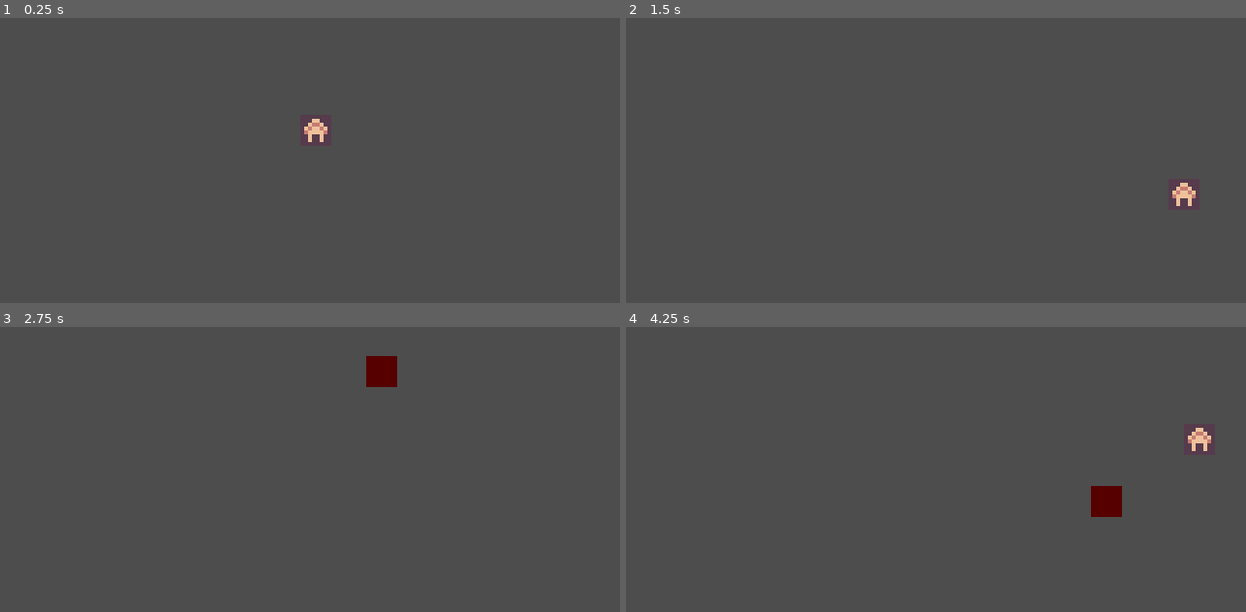
Above: before the commit, frames 1-4 (two rows, left to right).
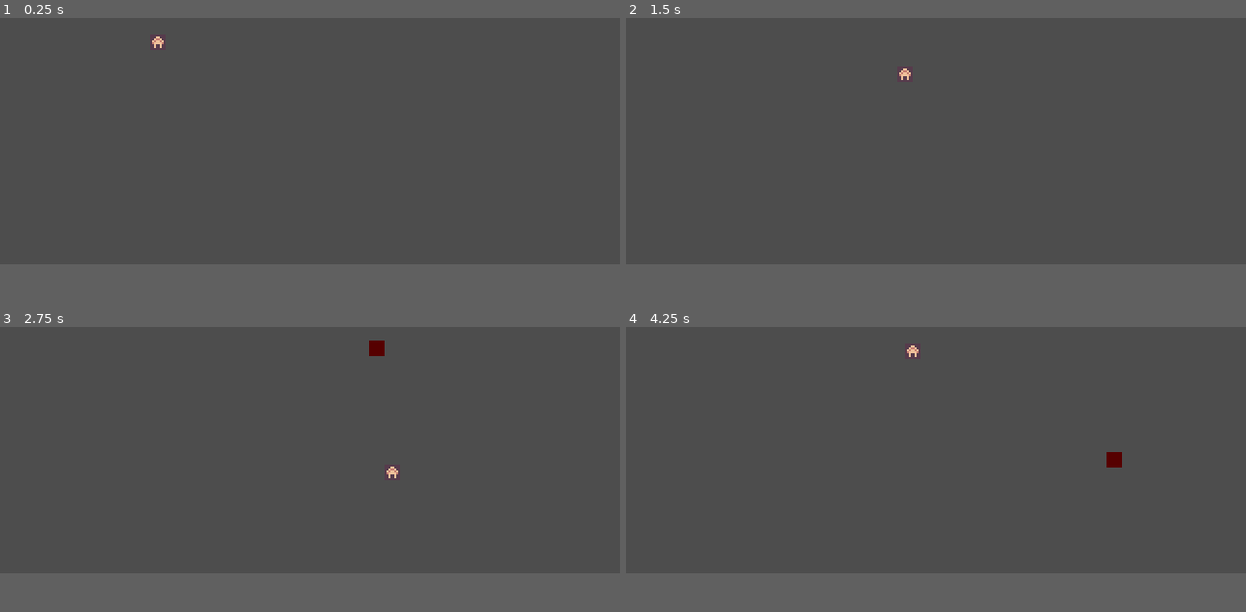
Above: after the commit, the same moments.

Repository: Befrimon/SpaceJourney
Game: Godot game, scene res://scenes/main.tscn
Same seed, same stepped clock (60 frames per second), same inputs: the game is played once before the commit and once after it.
Inputs (mouse positions are in pixels of both pictures, inside the frame that each line leads up to):
- Up to frame 1 (0.25 s): no input
- Up to frame 2 (1.5 s): tap Enter at 0.5 s; move the mouse to (942, 129) at 0.52 s; hold D (right) 0.53-1.28 s; click (942, 129) at 0.6 s; move the mouse to (812, 146) at 1.27 s; hold S (down) from 1.28 s (still down); right-click (812, 146) at 1.35 s
- Up to frame 3 (2.75 s): move the mouse to (372, 361) at 2.02 s; release S (down) at 2.03 s; hold D (right) from 2.03 s (still down); tap Tab (switch_build) at 2.1 s
- Up to frame 4 (4.25 s): move the mouse to (1010, 372) at 2.77 s; release D (right) at 2.78 s; hold W (up) 2.78-3.53 s; click (1010, 372) at 2.85 s; move the mouse to (1122, 489) at 3.52 s; hold A (left) from 3.53 s (still down); right-click (1122, 489) at 3.6 s
In our replay, the window is 640x360 before the commit and 640x320 after it. These sizes can differ from the game's own. Grey fills any space a smaller window leaves; there, only what the larger window draws over its background counts as a difference.

The runs differ from the first frame. In frame 1, 0.2% of the frame differs, in the area x 24-53%, y 6-44%; in frame 2, 0.2%; in frame 3, 0.7%; in frame 4, 0.9%, in the area x 45-95%, y 6-67%.

Commit message:
Resize window

Diff:
--- a/project.godot
+++ b/project.godot
@@ -22,8 +22,8 @@
 
 [display]
 
-window/size/viewport_width=320
-window/size/viewport_height=180
+window/size/viewport_width=640
+window/size/viewport_height=320
 window/size/mode=3
 window/stretch/mode="viewport"
 
--- a/scenes/cannon.tscn
+++ b/scenes/cannon.tscn
@@ -1,6 +1,7 @@
 [gd_scene format=3 uid="uid://b67pb5cwowwcb"]
 
 [ext_resource type="Texture2D" uid="uid://bqsc1abiebd4f" path="res://assets/s4m_ur4i_huge-assetpack(3)/s4m_ur4i_huge-assetpack-tilemap.png" id="1_xuqfy"]
+[ext_resource type="Script" uid="uid://cd80n42cej6nq" path="res://scripts/cannon.gd" id="2_pxhkx"]
 
 [sub_resource type="AtlasTexture" id="AtlasTexture_pxhkx"]
 atlas = ExtResource("1_xuqfy")
@@ -8,6 +9,9 @@
 
 [node name="Cannon" type="Sprite2D" unique_id=1158439815]
 texture = SubResource("AtlasTexture_pxhkx")
+script = ExtResource("2_pxhkx")
 
 [node name="RayCast2D" type="RayCast2D" parent="." unique_id=1237345804]
 target_position = Vector2(0, -4)
+
+[node name="Camera2D" type="Camera2D" parent="." unique_id=1956108316]
--- /dev/null
+++ b/scripts/cannon.gd
@@ -0,0 +1,5 @@
+extends Sprite2D
+
+
+func _process(delta: float) -> void:
+	look_at(get_local_mouse_position())
Not shown, added: scripts/cannon.gd.uid
